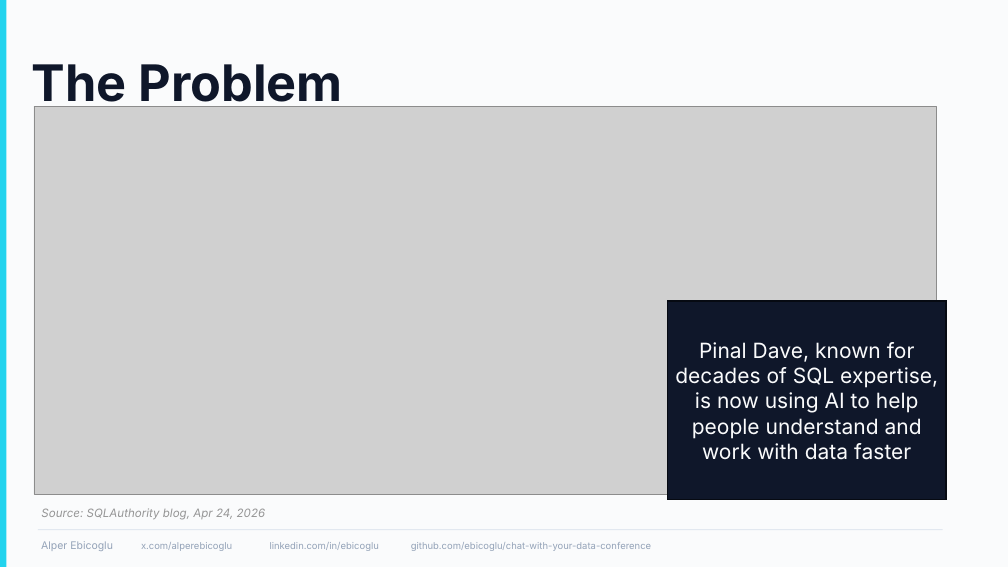
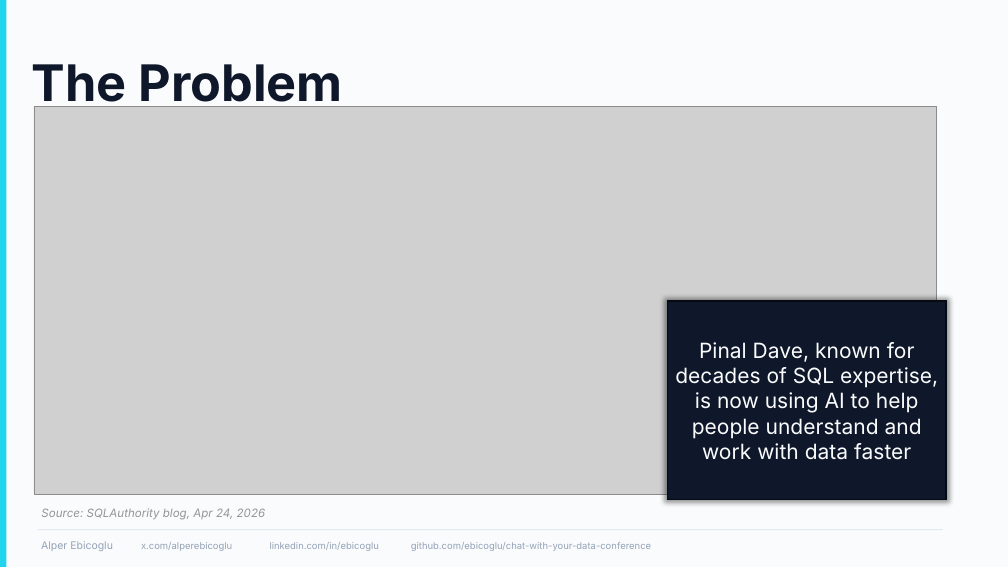
Before and after one commit to ebicoglu/chat-with-your-data-conference, a slide deck: slide 5 of Presentation.pptx. Drawn at 1008x567 pixels with LibreOffice and Linux fonts; fonts in the diff are those of the drawing; grey boxes stand for pictures; background and template pictures are left out. Boxes give left, top, right and bottom in pixels: in the first picture for what was removed or moved away, otherwise in the second. Text is boxed around its words. In the diff, an @@ line names an element or a change of style, - is before the commit and + after.

```diff
--- a/Presentation.pptx
+++ b/Presentation.pptx
@@ rectangle "Pinal Dave, known for decades ..." at (x1=668, y1=301, x2=946, y2=500): shadow on @@
```
Also in this commit, not shown: 1 other file.
